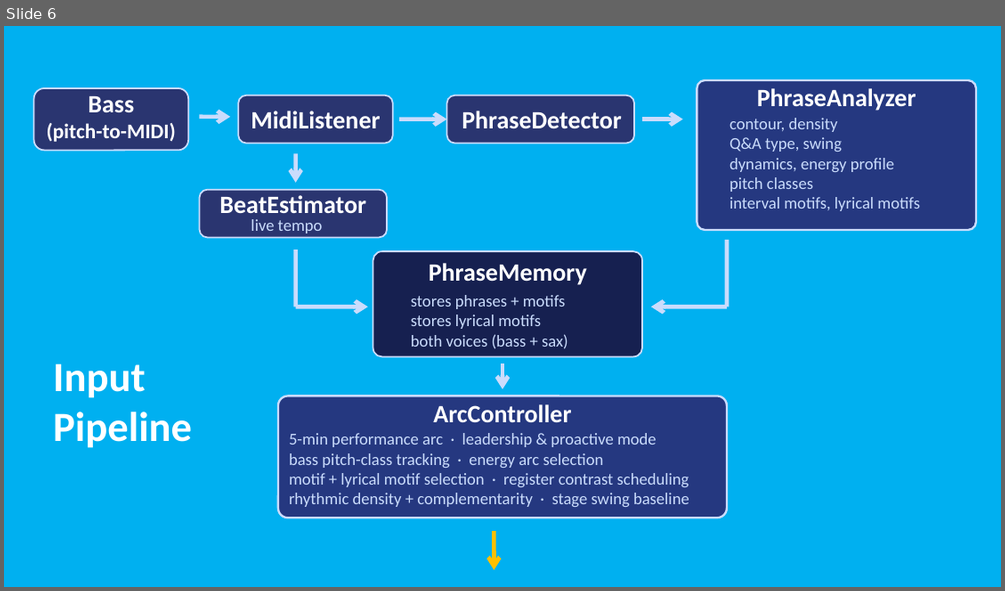
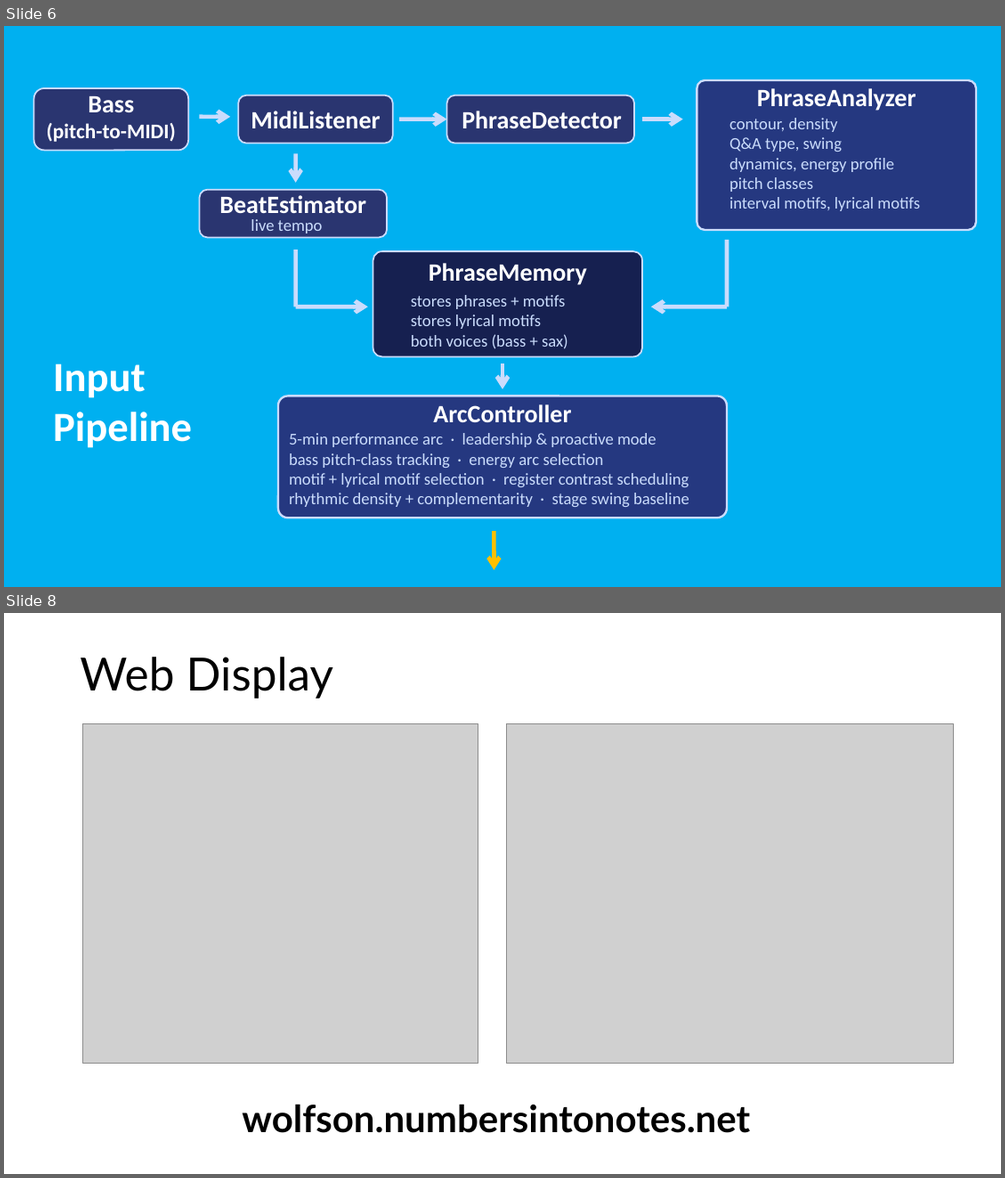
Before and after one commit to davidderoure/wolfson, a slide deck: docs/wolfson.pptx. Shown one above the other, each under a label of ours: slide 6 before the commit, slides 6 and 8 after it; the slides between them are not shown. The pictures are 1005x591 and 1005x1178 pixels, drawn with LibreOffice and Linux fonts; fonts in the diff are those of the drawing; grey boxes stand for pictures. Boxes give left, top, right and bottom in pixels: in the first picture for what was removed or moved away, otherwise in the second. Text is boxed around its words. In the diff, an @@ line names an element or a change of style, - is before the commit and + after.

```diff
--- a/docs/wolfson.pptx
+++ b/docs/wolfson.pptx
@@ slide 8 added at bbox=[4, 613, 1001, 1174], background #FFFFFF @@
@@ title added at bbox=[80, 657, 333, 698], 44 pt, text #000000 @@
+Web Display
@@ picture added at bbox=[82, 723, 477, 1063] @@
@@ picture added at bbox=[507, 723, 954, 1063] @@
@@ text added at bbox=[242, 1103, 750, 1133], 36 pt, text #000000, bold @@
+wolfson.numbersintonotes.net
```
Also in this commit, not shown: 7 slides changed, 2 other slides added, 1 slide removed, 1 other file.
